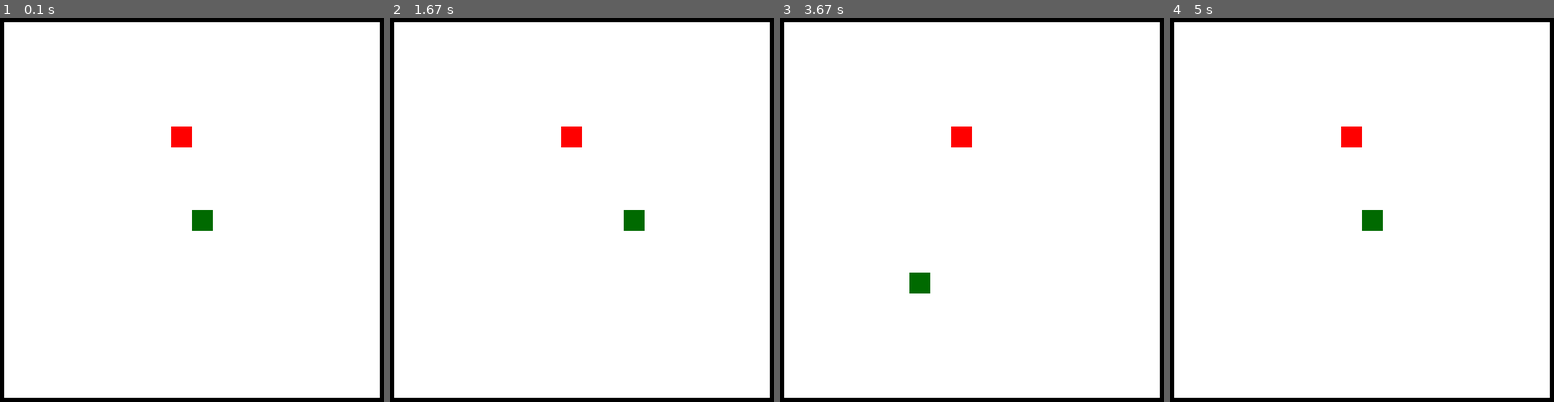
Above: before the commit, frames 1-4 (left to right).
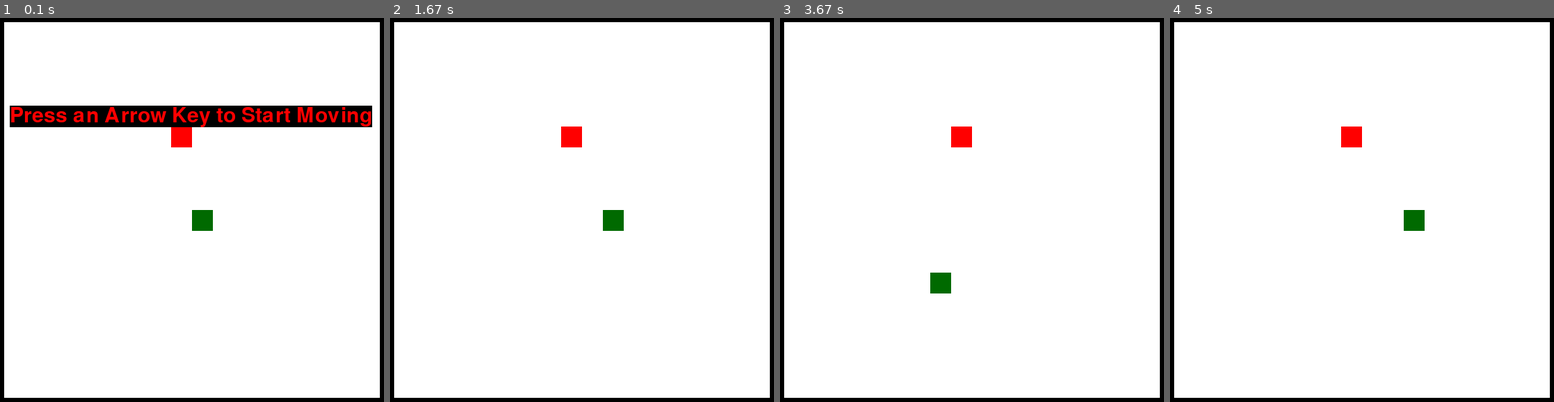
Above: after the commit, the same moments.

Repository: lila-smith/snake-game-reinforcement-learning
Game: pygame game, started from snake_game.py
Two runs of this game, one before a commit and one after it. Both use one fixed random seed, a clock stepped at 60 frames per second and the inputs below.
Inputs:
- Up to frame 1 (0.1 s): no input
- Up to frame 2 (1.67 s): hold Right from 1.33 s (still down)
- Up to frame 3 (3.67 s): release Right at 1.8 s; hold Left 1.83-2.37 s; hold Down 2.4-2.92 s; hold Left 2.95-3.48 s; hold Up from 3.52 s (still down)
- Up to frame 4 (5 s): release Up at 4.07 s; hold Right 4.1-4.73 s; hold Down from 4.77 s (still down)

The runs differ from the first frame. In frame 1, 5.3% of the frame differs, in the area x 2-97%, y 22-29%; in frame 2, 0.6%; in frame 3, 0.6%; in frame 4, 0.6%.

Commit message:
Add start screen to game and edit body of main() to reduce complexity.

Diff:
--- a/snake_controller.py
+++ b/snake_controller.py
@@ -59,8 +59,8 @@
         if pygame.event.peek(pygame.QUIT):
             sys.exit()
 
-    def check_input_list(self):
+    def check_input_list(self, event_type=None):
         """
 
         """
-        return pygame.event.peek()
+        return pygame.event.peek(event_type)
--- a/snake_game.py
+++ b/snake_game.py
@@ -2,30 +2,43 @@
 from snake_view import PygameView
 from snake_controller import SnakePlayer
 import time
+import pygame
 
 
 def main():
     """
 
     """
+    pygame.init()
+
+    pygame.event.set_allowed(pygame.QUIT)
+    pygame.event.set_allowed(pygame.KEYDOWN)
+
     gameboard = GameBoard(20)
     graphic_view = PygameView(gameboard)
     controls = SnakePlayer(gameboard)
 
     graphic_view.draw()
 
+    pygame.event.clear()
+    while not controls.check_input_list(pygame.KEYDOWN):
+        graphic_view.start_text()
+        controls.check_to_exit()
+        if controls.check_input_list(pygame.KEYDOWN):
+            break
+        time.sleep(1.5)
+
+        graphic_view.draw()
+        controls.check_to_exit()
+        if controls.check_input_list(pygame.KEYDOWN):
+            break
+        time.sleep(.5)
 
     while not gameboard.end_condition:
-
-        while controls.check_input_list():
-            controls.check_to_exit()
-            controls.get_input()
-            gameboard.check_next_square()
-            graphic_view.draw()
-            time.sleep(.2)
-
+        controls.get_input()
         gameboard.check_next_square()
         graphic_view.draw()
+        controls.check_to_exit()
         time.sleep(.2)
 
     while gameboard.end_condition:
--- a/snake_view.py
+++ b/snake_view.py
@@ -1,6 +1,6 @@
 from abc import ABC, abstractmethod
 import pygame
-from math import ceil
+from math import ceil, floor
 
 class SnakeView(ABC):
     """
@@ -126,3 +126,20 @@
         self.screen.fill((0,0,0))
         self.screen.blit(img, (20, 20))
         pygame.display.flip()
+
+    def start_text(self):
+        """
+
+        """
+        location = 38, floor(self.board.size / 4 * self.scale_factor)
+
+        font = pygame.font.SysFont(None, 45)
+        start_text = font.render(f"Press an Arrow Key to Start Moving", True, (255, 0, 0))
+        text_background = start_text.get_rect()
+        text_background.move_ip(location)
+
+        pygame.draw.rect(self.screen, (0, 0, 0), text_background)
+
+        self.screen.blit(start_text, location)
+
+        pygame.display.update()
